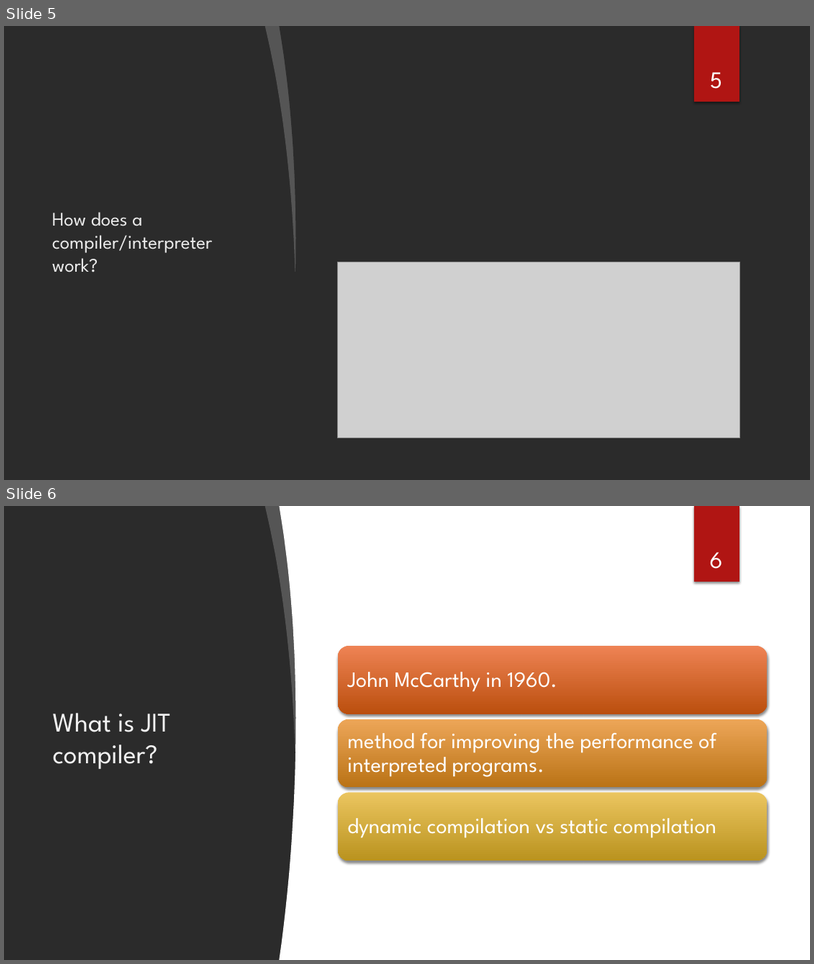
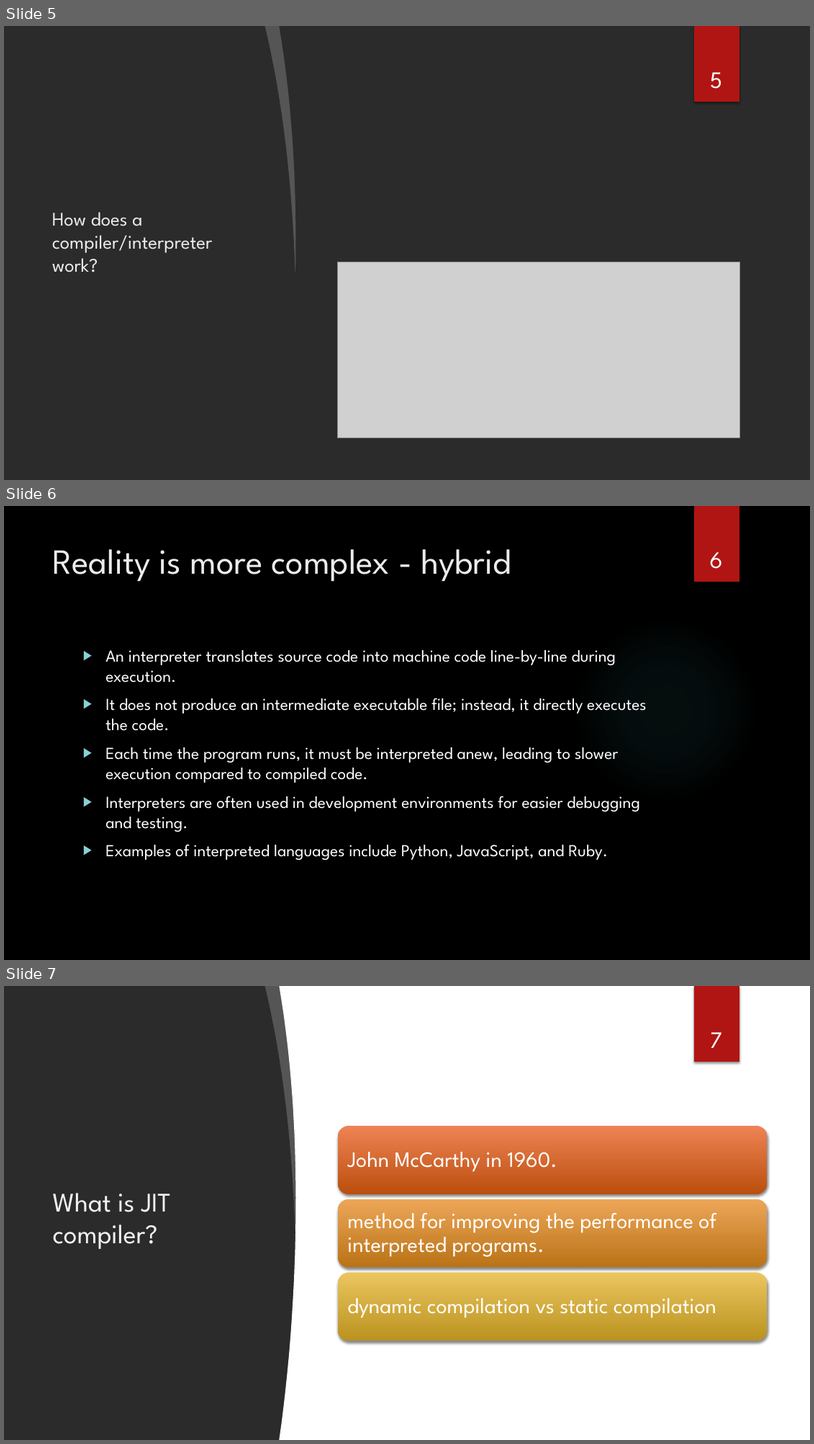
Before and after one commit to sebivenlo/esd-2024-jit-compiler, a slide deck: documents/presentation/presentation jit compiler.pptx. Shown one above the other, each under a label of ours: slides 5 and 6 before the commit, slides 5, 6 and 7 after it. The pictures are 814x964 and 814x1444 pixels, drawn with LibreOffice and Linux fonts; fonts in the diff are those of the drawing; grey boxes stand for pictures; background and template pictures are left out; a plain dark background stands for a picture behind light text. Boxes give left, top, right and bottom in pixels: in the first picture for what was removed or moved away, otherwise in the second. Text is boxed around its words. In the diff, an @@ line names an element or a change of style, - is before the commit and + after.

```diff
--- a/documents/presentation/presentation jit compiler.pptx
+++ b/documents/presentation/presentation jit compiler.pptx
@@ slide 6 added at [4,506,810,960], background picture (left out) @@
@@ rectangle added at [694,506,740,582], fill #B01513 @@
@@ title added at [53,549,512,582], 42 pt, text #EBEBEB @@
+Reality is more complex - hybrid
@@ page number added at [710,552,723,569], 28 pt, text #FFFFFF @@
+6
@@ ellipse added at [574,617,759,803], fill gradient #50B9C1 @@
@@ text added at [106,650,647,860], 20 pt, text #FFFFFF @@
+▶ An interpreter translates source code into machine code line-by-line during execution.
+▶ It does not produce an intermediate executable file; instead, it directly executes the code.
+▶ Each time the program runs, it must be interpreted anew, leading to slower execution compared to compiled code.
+▶ Interpreters are often used in development environments for easier debugging and testing.
+▶ Examples of interpreted languages include Python, JavaScript, and Ruby.
@@ what was slide 6 is now slide 7 @@
@@ page number at [710,1032,723,1048]: text changed @@
-6
+7
```
Also in this commit, not shown: 1 slide changed.
